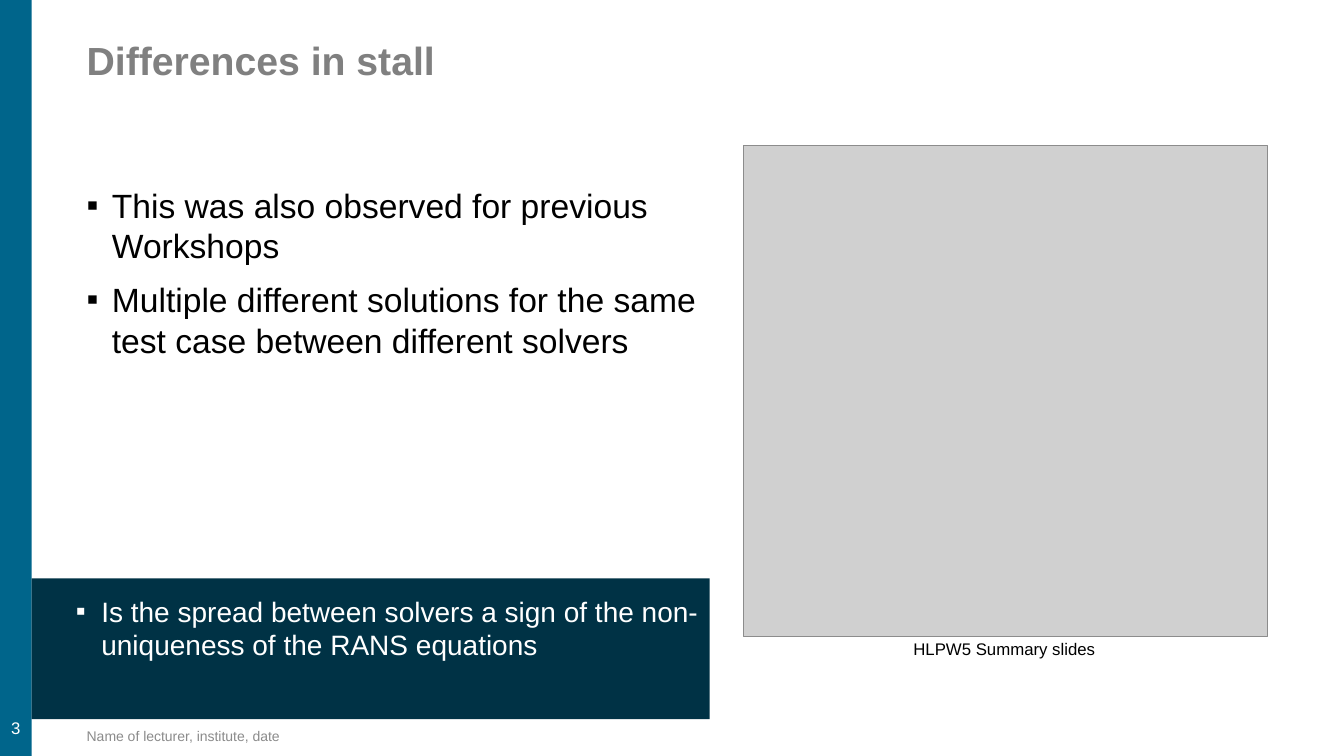
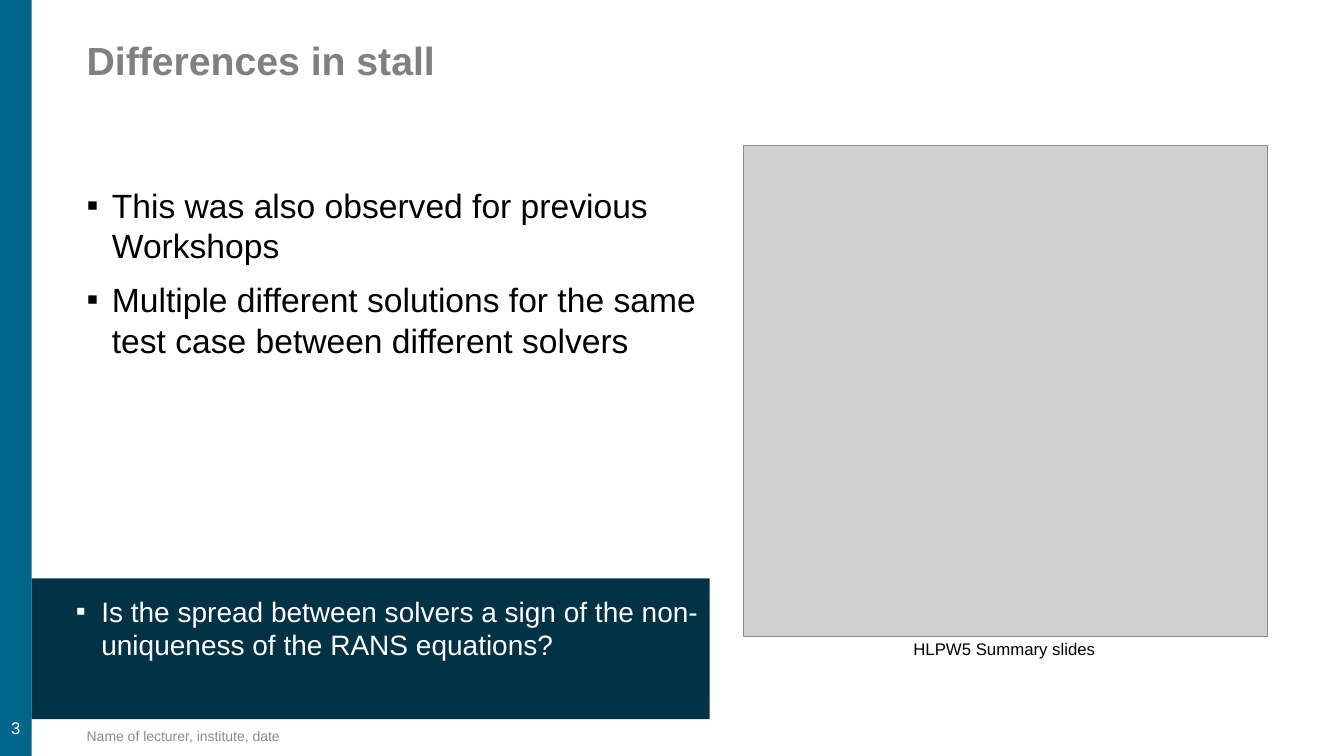
Before and after one commit to HiLiftPW-Committee/HLPW6-RANS-MULTI-SOLN, a slide deck: slide 3 of Vision.pptx. Drawn at 1344x756 pixels with LibreOffice and Linux fonts; fonts in the diff are those of the drawing; grey boxes stand for pictures; background and template pictures are left out. Boxes give left, top, right and bottom in pixels: in the first picture for what was removed or moved away, otherwise in the second. Text is boxed around its words. In the diff, an @@ line names an element or a change of style, - is before the commit and + after.

```diff
--- a/Vision.pptx
+++ b/Vision.pptx
@@ text at box(101, 601, 698, 660): text changed @@
-▪ Is the spread between solvers a sign of the non-uniqueness of the RANS equations
+▪ Is the spread between solvers a sign of the non-uniqueness of the RANS equations?
```
Also in this commit, not shown: 3 other slides changed, 1 slide added.
